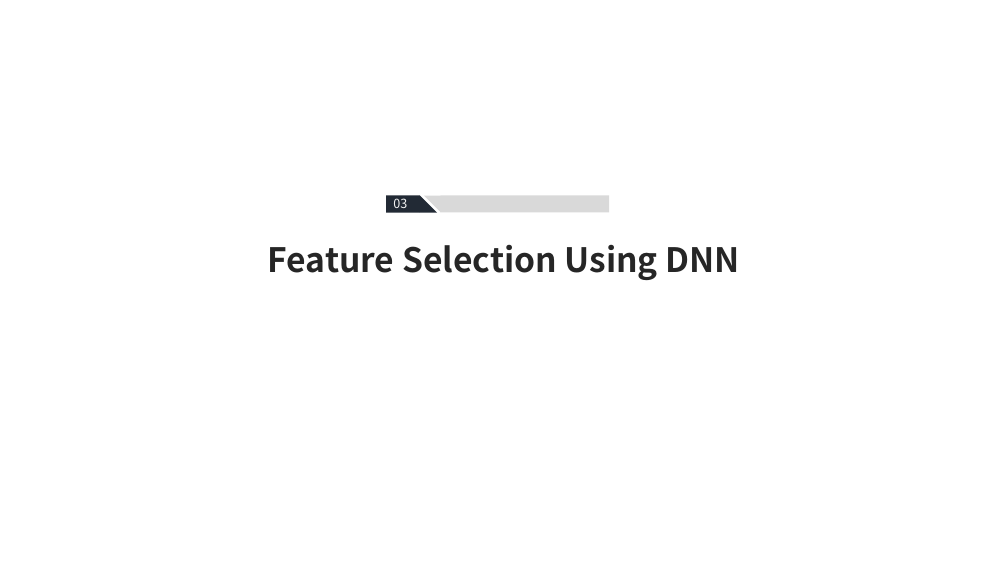
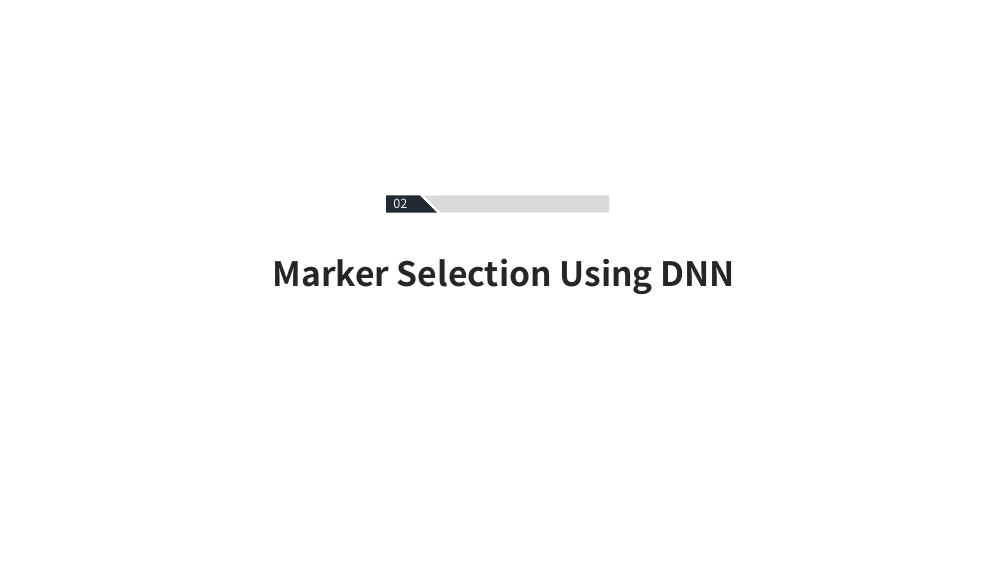
Before and after one commit to JaneeChoi/Biostatistics, a slide deck: slide 8 of MRM/Presentation Slides/MRM_DL_210819.pptx (slide 19 before the commit). Drawn at 1008x567 pixels with LibreOffice and Linux fonts; fonts in the diff are those of the drawing. Boxes give left, top, right and bottom in pixels: in the first picture for what was removed or moved away, otherwise in the second. Text is boxed around its words. In the diff, an @@ line names an element or a change of style, - is before the commit and + after.

```diff
--- a/MRM/Presentation Slides/MRM_DL_210819.pptx
+++ b/MRM/Presentation Slides/MRM_DL_210819.pptx
@@ text at (x1=393, y1=195, x2=407, y2=208): text changed @@
-03
+02
@@ text at (x1=273, y1=259, x2=734, y2=294): text changed @@
-Feature Selection Using DNN
+Marker Selection Using DNN
```
Also in this commit, not shown: 9 other slides changed, 5 slides added, 12 slides removed, 7 other files.
